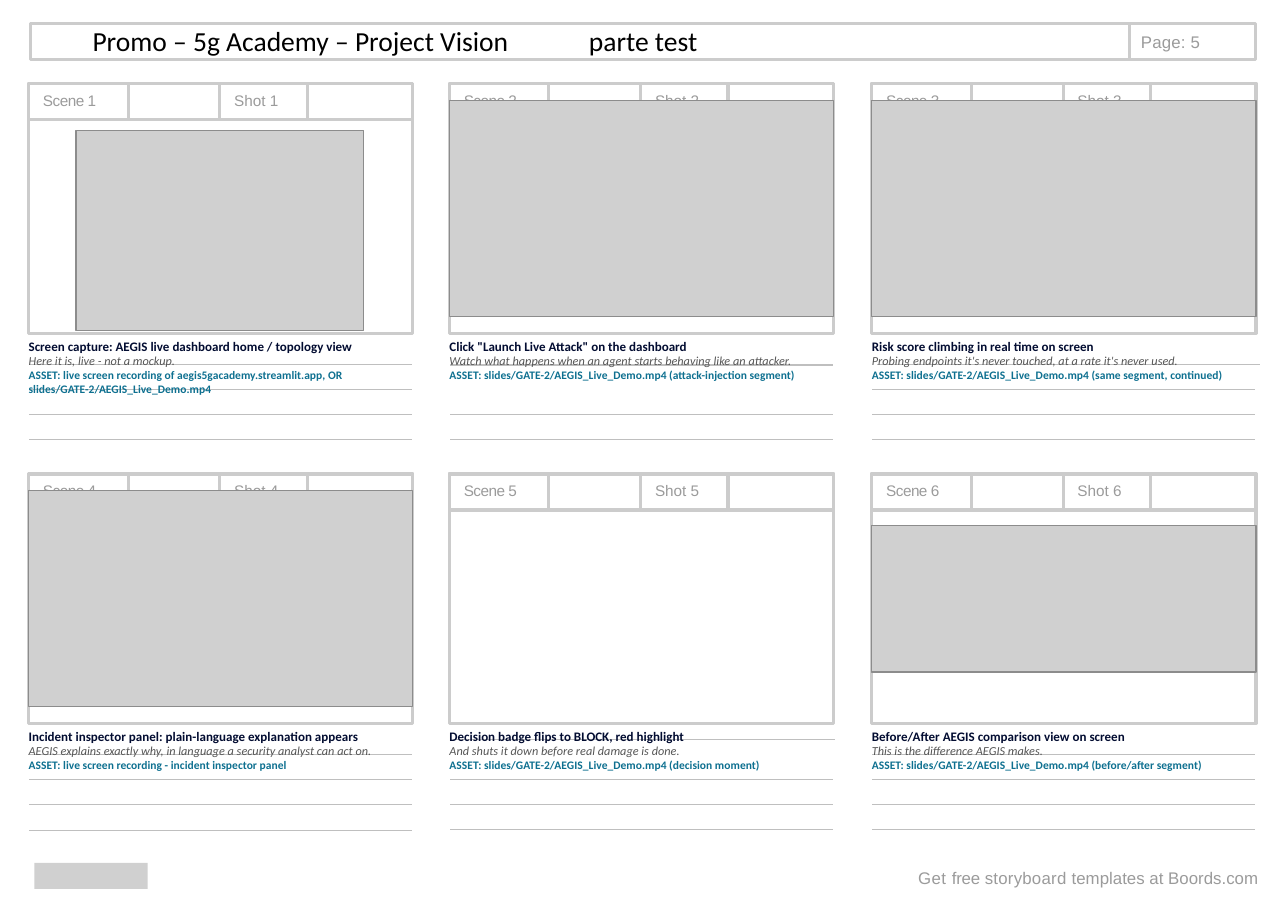
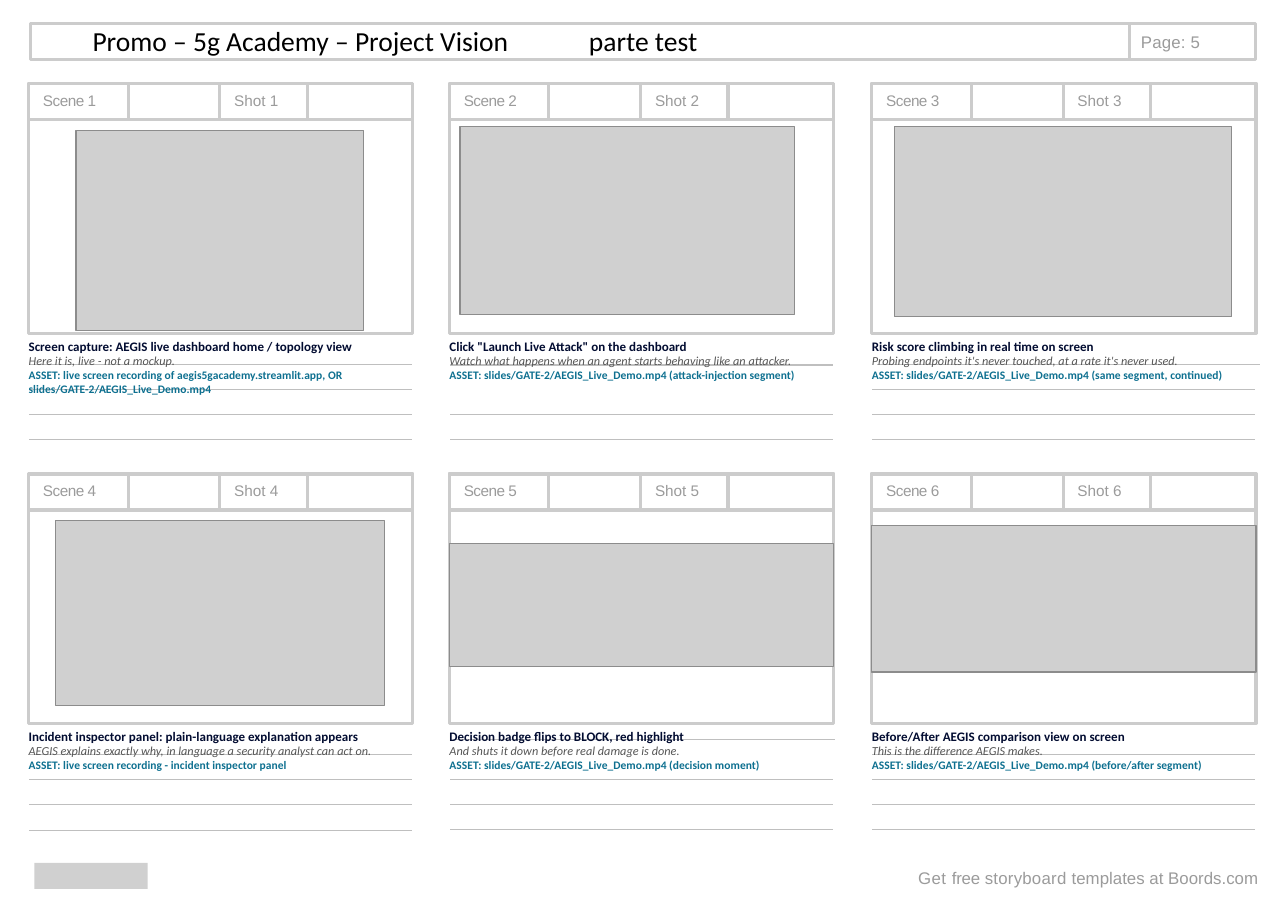
Before and after one commit to fauzan111/AEGIS, a slide deck: slide 5 of slides/GATE-3/AEGIS_Gate3_Storyboard.pptx. Drawn at 1288x911 pixels with LibreOffice and Linux fonts; fonts in the diff are those of the drawing; grey boxes stand for pictures. Boxes give left, top, right and bottom in pixels: in the first picture for what was removed or moved away, otherwise in the second. Text is boxed around its words. In the diff, an @@ line names an element or a change of style, - is before the commit and + after.

```diff
--- a/slides/GATE-3/AEGIS_Gate3_Storyboard.pptx
+++ b/slides/GATE-3/AEGIS_Gate3_Storyboard.pptx
@@ picture: place and size @@
-picture at (450, 100, 834, 316)
+picture at (461, 127, 794, 315)
@@ picture: place and size @@
-picture at (872, 100, 1256, 316)
+picture at (895, 127, 1232, 316)
@@ picture: place and size @@
-picture at (29, 490, 413, 706)
+picture at (56, 521, 385, 706)
@@ picture added at (450, 543, 834, 667) @@
```
Also in this commit, not shown: 7 other slides changed, 38 other files.
